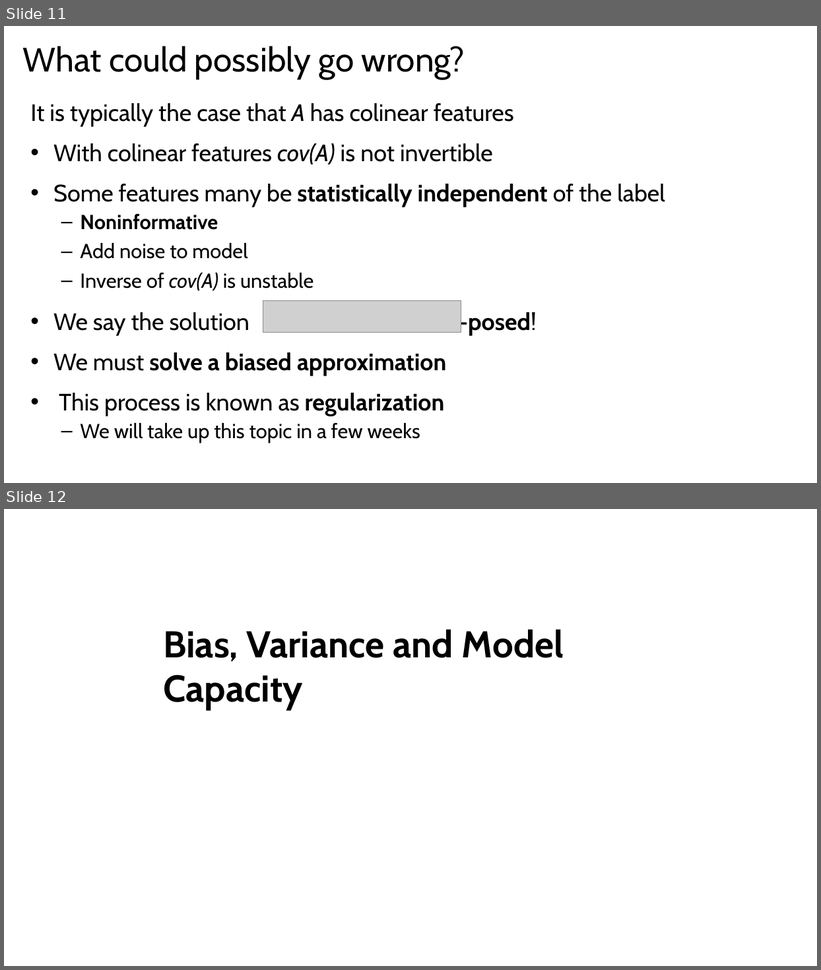
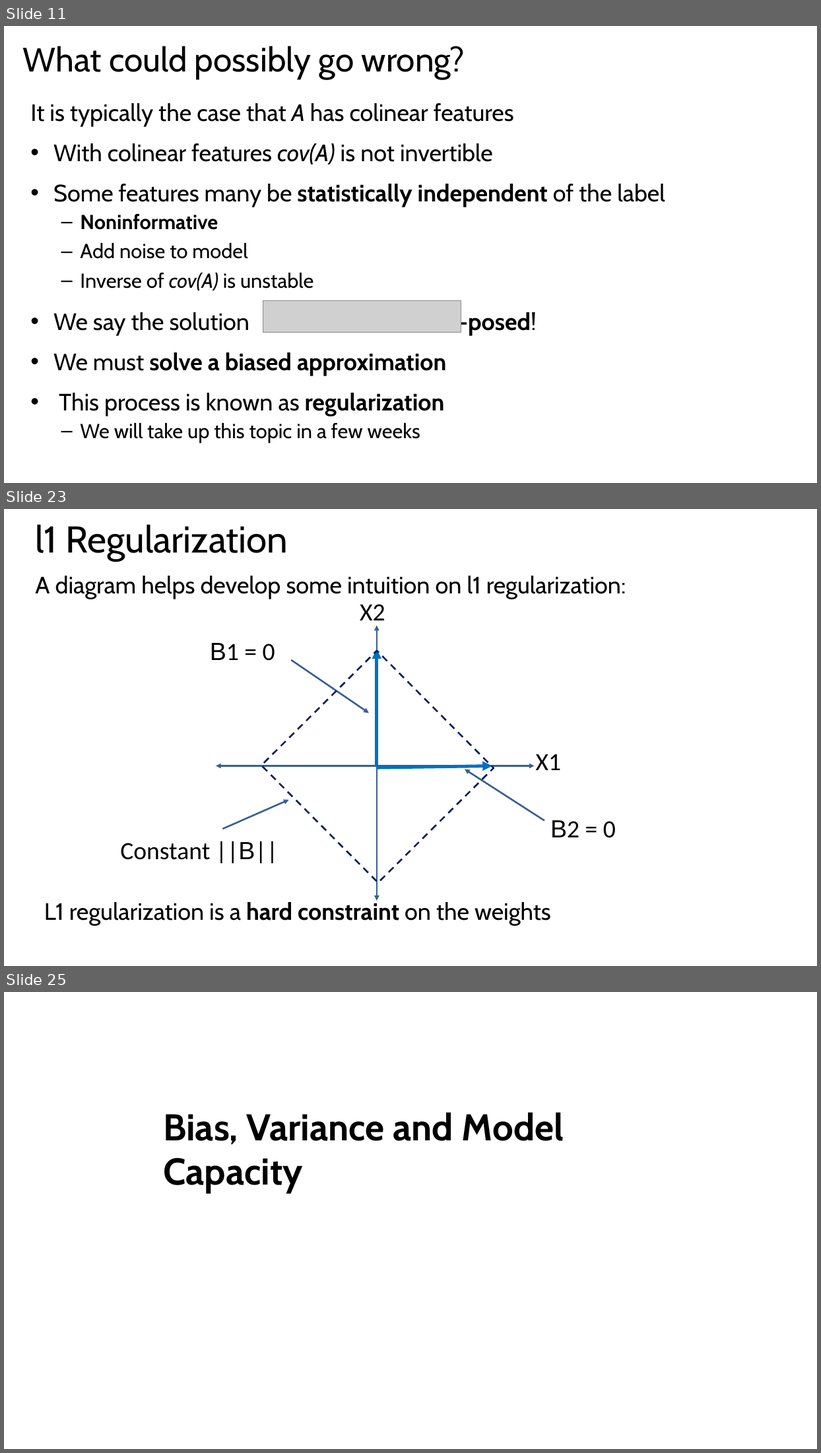
Before and after one commit to StephenElston/CSCI-E25, a slide deck: Slides/OldSlides/4_MachineLearningForCV.pptx. Shown one above the other, each under a label of ours: slides 11 and 12 before the commit, slides 11, 23 and 25 after it; the slides between them are not shown. The pictures are 821x970 and 821x1453 pixels, drawn with LibreOffice and Linux fonts; fonts in the diff are those of the drawing; grey boxes stand for pictures. Boxes give left, top, right and bottom in pixels: in the first picture for what was removed or moved away, otherwise in the second. Text is boxed around its words. In the diff, an @@ line names an element or a change of style, - is before the commit and + after.

```diff
--- a/Slides/OldSlides/4_MachineLearningForCV.pptx
+++ b/Slides/OldSlides/4_MachineLearningForCV.pptx
@@ slide 23 added at <box>4,509,817,966</box>, background #FFFFFF @@
@@ title added at <box>36,524,288,561</box>, 44 pt, text #000000 @@
+l1 Regularization
@@ text added at <box>35,576,626,599</box>, 28 pt, text #000000 @@
+A diagram helps develop some intuition on l1 regularization:
@@ text added at <box>360,604,385,627</box>, 29.3 pt, text #000000 @@
+X2
@@ double arrow added from (377, 626) to (377, 901), #376092 2 pt @@
@@ text added at <box>210,643,275,661</box>, 29.3 pt, text #000000 @@
+Β1 = 0
@@ rectangle added at <box>261,651,494,883</box>, outline #002060 2 pt dashed @@
@@ arrow added from (291, 660) to (369, 714), #376092 2 pt @@
@@ arrow added from (377, 766) to (377, 650), #0070C0 3.75 pt @@
@@ text added at <box>536,754,562,770</box>, 29.3 pt, text #000000 @@
+X1
@@ double arrow added from (535, 766) to (216, 766), #376092 2 pt @@
@@ arrow added from (377, 768) to (492, 766), #0070C0 3.75 pt @@
@@ arrow added from (545, 821) to (465, 770), #376092 2 pt @@
@@ arrow added from (223, 829) to (289, 800), #376092 2 pt @@
@@ text added at <box>550,821,616,838</box>, 29.3 pt, text #000000 @@
+Β2 = 0
@@ text added at <box>120,841,278,864</box>, 29.3 pt, text #000000 @@
+Constant ||Β||
@@ text added at <box>44,900,551,926</box>, 28 pt, text #000000 @@
+L1 regularization is a hard constraint on the weights
@@ what was slide 12 is now slide 25 @@
```
Also in this commit, not shown: 12 other slides added.
